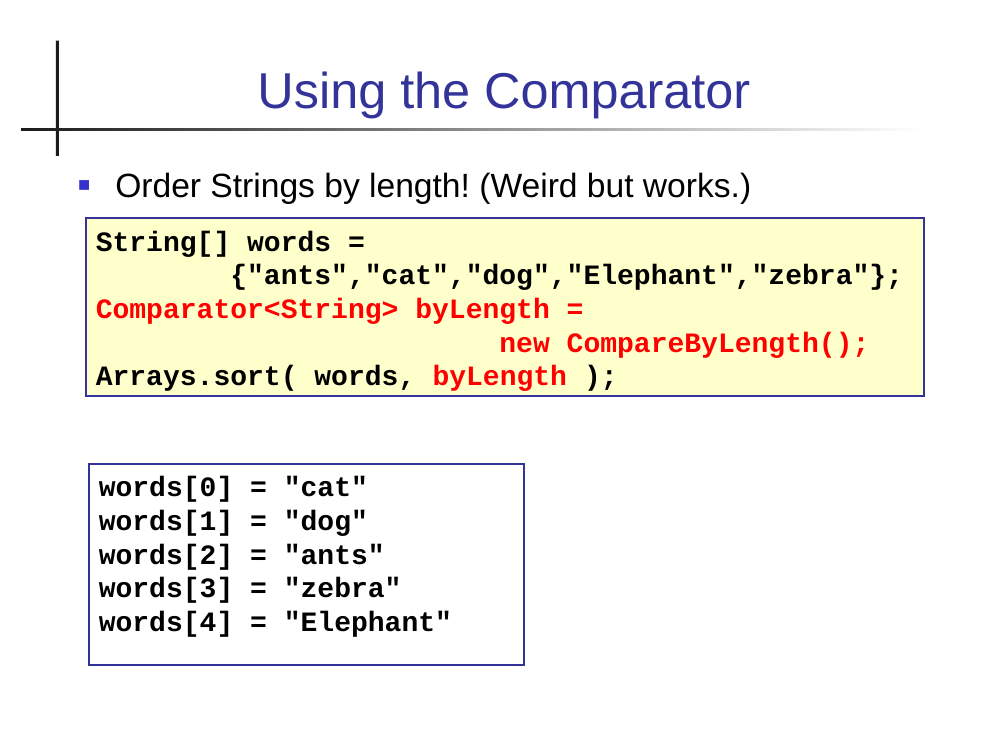
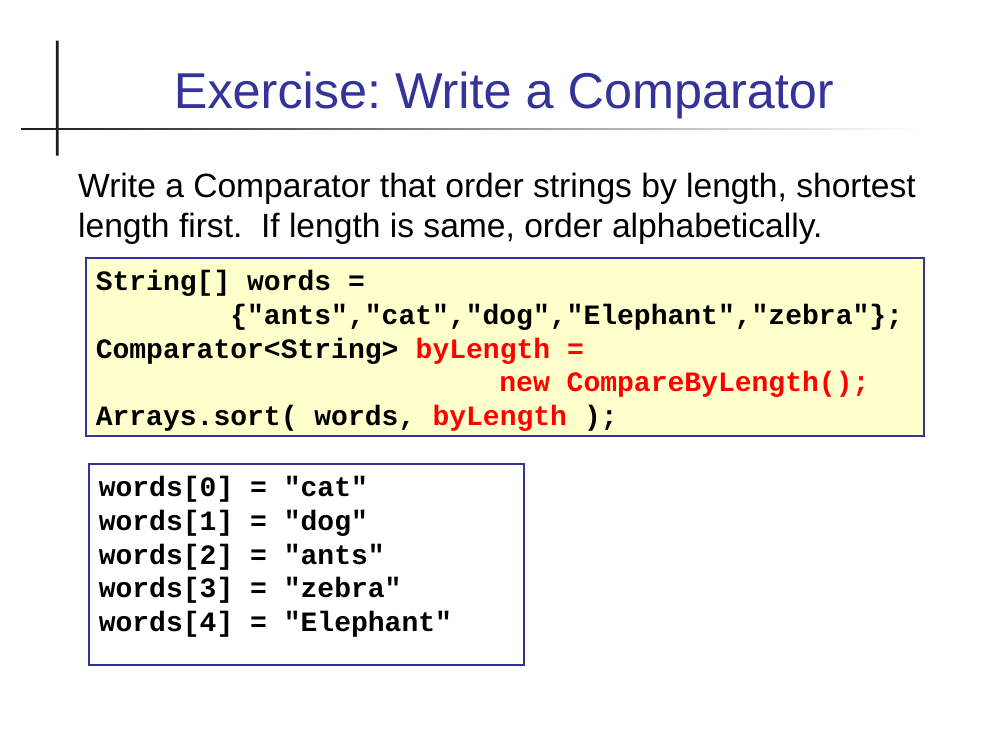
Before and after one commit to skeoop/skeoop.github.io, a slide deck: slide 22 of week3/Lexical-Order-and-Sorting.ppt (slide 21 before the commit). Drawn at 1008x756 pixels with LibreOffice and Linux fonts; fonts in the diff are those of the drawing. Boxes give left, top, right and bottom in pixels: in the first picture for what was removed or moved away, otherwise in the second. Text is boxed around its words. In the diff, an @@ line names an element or a change of style, - is before the commit and + after.

```diff
--- a/week3/Lexical-Order-and-Sorting.ppt
+++ b/week3/Lexical-Order-and-Sorting.ppt
@@ title at [174,71,834,118]: text changed @@
-Using the Comparator
+Exercise: Write a Comparator
@@ text at [78,172,915,244]: text changed @@
-■ Order Strings by length! (Weird but works.)
+Write a Comparator that order strings by length, shortest length first. If length is same, order alphabetically.
@@ rectangle "String[] words =": place and size @@
-rectangle "String[] words =" at [86,218,923,396]
+rectangle "String[] words =" at [86,258,923,436]
@@ text in rectangle at [96,338,551,364]: text colour #FF0000 to #000000 in "Comparator<String>" @@
```
Also in this commit, not shown: 3 other slides changed, 1 slide added, 11 other files.
